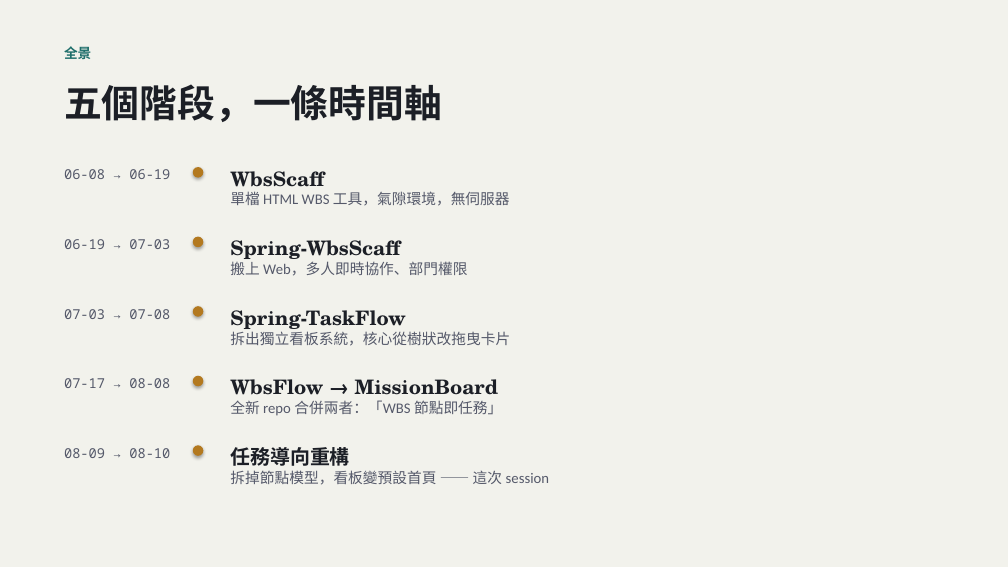
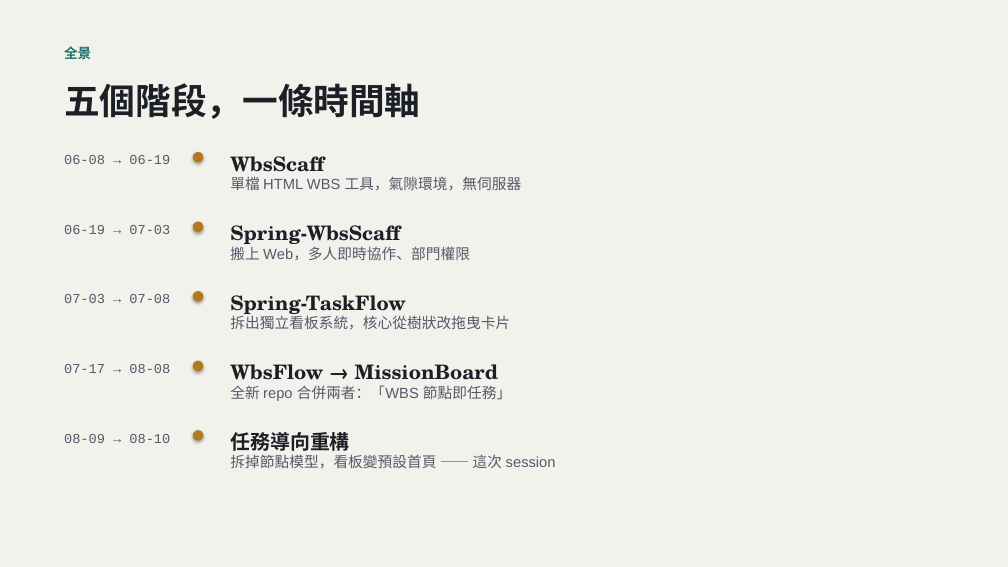
Before and after one commit to LinGaOscar/Spring-MissionBoard, a slide deck: slide 3 of docs/從HTML到SaaS_AI開發技巧回顧.pptx (slide 2 before the commit). Drawn at 1008x567 pixels with LibreOffice and Linux fonts; fonts in the diff are those of the drawing. Boxes give left, top, right and bottom in pixels: in the first picture for what was removed or moved away, otherwise in the second. Text is boxed around its words. In the diff, an @@ line names an element or a change of style, - is before the commit and + after.

```diff
--- a/docs/從HTML到SaaS_AI開發技巧回顧.pptx
+++ b/docs/從HTML到SaaS_AI開發技巧回顧.pptx
@@ text "五個階段，一條時間軸" at [64,83,421,119]: size 36 to 34 pt @@
@@ text at [230,176,522,191]: font Calibri to Arial in "單檔 HTML WBS 工具，氣隙環境，無伺服器" @@
@@ text at [230,247,470,261]: font Calibri to Arial in "搬上 Web，多人即時協作、部門權限" @@
@@ 10 texts, 5 ellipses: place and size @@
-10 texts, 5 ellipses at [64,167,549,485]
+10 texts, 5 ellipses at [64,152,556,469]
@@ text at [230,315,510,330]: font Calibri to Arial in "拆出獨立看板系統，核心從樹狀改拖曳卡片" @@
@@ text at [230,385,511,401]: font Calibri to Arial in "全新 repo 合併兩者：「WBS 節點即任務」" @@
@@ font Noto Sans Mono to Courier New in 5 elements at [64,155,170,164], [64,225,170,234], [64,294,170,303], [64,364,170,373], [64,434,170,443] @@
@@ text at [230,454,556,469]: font Calibri to Arial in "拆掉節點模型，看板變預設首頁 —— 這次 session" @@
```
Also in this commit, not shown: 17 other slides changed, 10 slides added.
